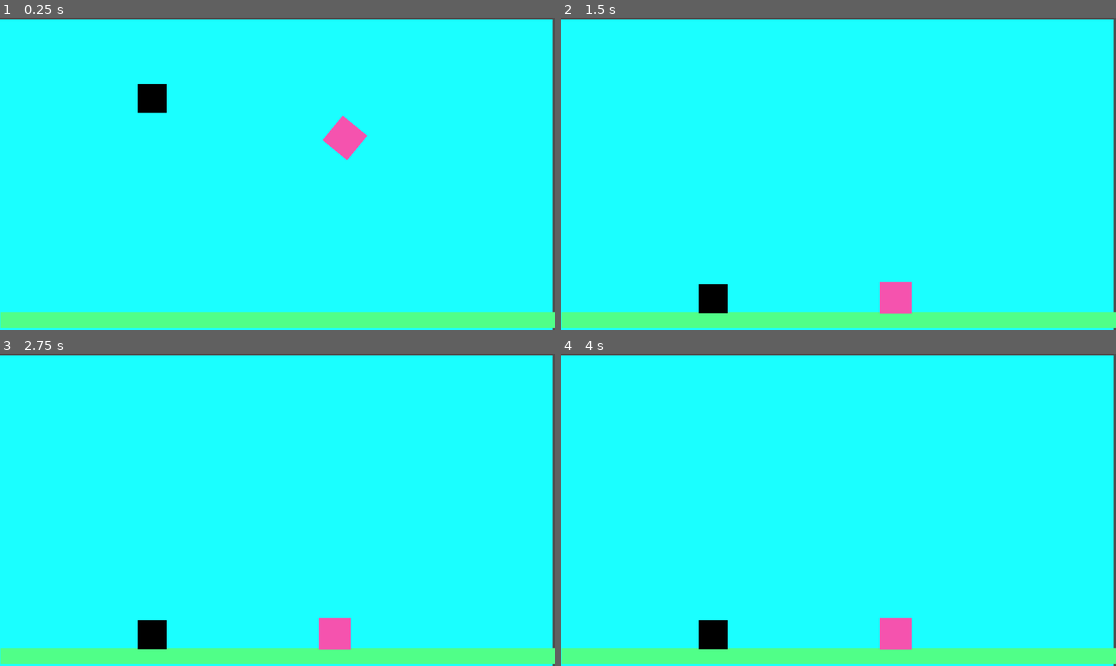
Above: before the commit, frames 1-4 (two rows, left to right).
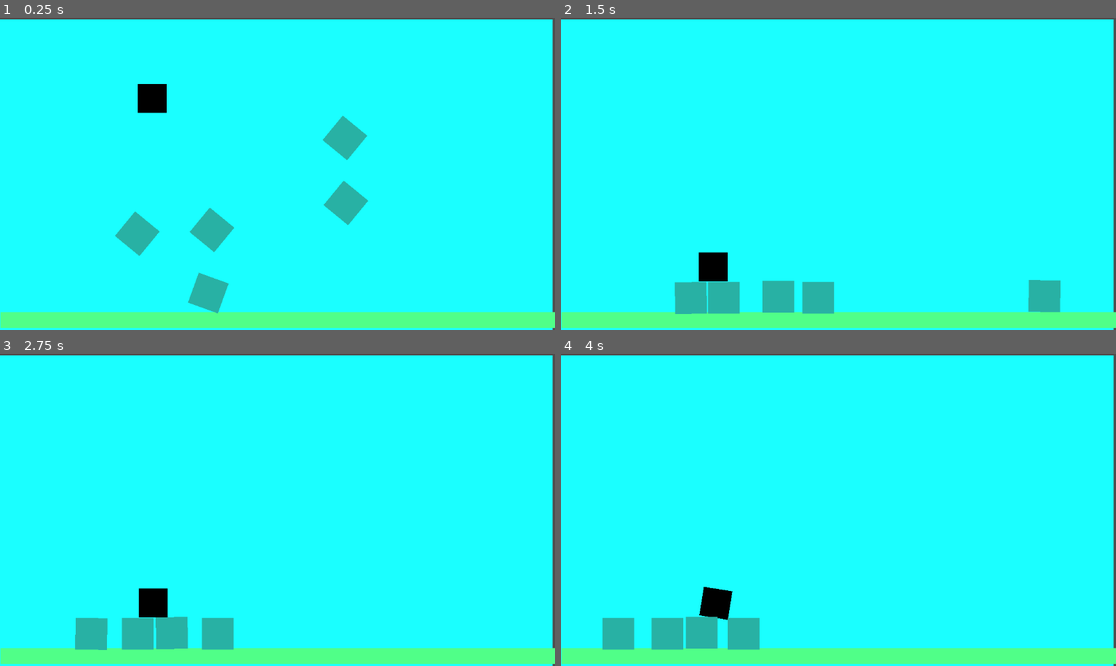
Above: after the commit, the same moments.

Repository: pisi774/Trilha-Godot
Game: Godot game, scene res://node_2d.tscn
Same seed, same stepped clock (60 frames per second), same inputs: the game is played once before the commit and once after it.
Inputs:
- Up to frame 1 (0.25 s): no input
- Up to frame 2 (1.5 s): no input
- Up to frame 3 (2.75 s): no input
- Up to frame 4 (4 s): no input

The runs differ from the first frame. In frame 1, 3.0% of the frame differs, in the area x 20-67%, y 31-95%; in frame 2, 4.1%, in the area x 20-90%, y 75-95%; in frame 3, 3.5%; in frame 4, 3.6%.

Commit message:
criação de atrito
criação de atrito

Diff:
--- /dev/null
+++ b/segundo projeto/segundo-projeto/caixa2.tscn
@@ -0,0 +1,5 @@
+[gd_scene load_steps=2 format=3 uid="uid://cmvam22k6alek"]
+
+[ext_resource type="PackedScene" uid="uid://65freqjo7d7x" path="res://objects/caixa.tscn" id="1_mneb7"]
+
+[node name="RigidBody2D" instance=ExtResource("1_mneb7")]
--- a/segundo projeto/segundo-projeto/node_2d.tscn
+++ b/segundo projeto/segundo-projeto/node_2d.tscn
@@ -1,6 +1,7 @@
-[gd_scene load_steps=4 format=3 uid="uid://cxrvpmdoqp0q2"]
+[gd_scene load_steps=5 format=3 uid="uid://cxrvpmdoqp0q2"]
 
 [ext_resource type="PackedScene" uid="uid://65freqjo7d7x" path="res://objects/caixa.tscn" id="1_wtcfe"]
+[ext_resource type="PackedScene" uid="uid://cmvam22k6alek" path="res://caixa2.tscn" id="2_0e48y"]
 
 [sub_resource type="RectangleShape2D" id="RectangleShape2D_wtcfe"]
 size = Vector2(1153, 33)
@@ -51,3 +52,15 @@
 offset_right = 347.0
 offset_bottom = 169.0
 color = Color(0.00155789, 0.000445562, 0.000114123, 1)
+
+[node name="RigidBody2D4" parent="." instance=ExtResource("1_wtcfe")]
+position = Vector2(521, 90)
+
+[node name="RigidBody2D5" parent="." instance=ExtResource("2_0e48y")]
+position = Vector2(243, 146)
+
+[node name="RigidBody2D6" parent="." instance=ExtResource("1_wtcfe")]
+position = Vector2(235, 330)
+
+[node name="RigidBody2D7" parent="." instance=ExtResource("2_0e48y")]
+position = Vector2(88, 154)
--- a/segundo projeto/segundo-projeto/objects/caixa.tscn
+++ b/segundo projeto/segundo-projeto/objects/caixa.tscn
@@ -1,10 +1,15 @@
-[gd_scene load_steps=2 format=3 uid="uid://65freqjo7d7x"]
+[gd_scene load_steps=3 format=3 uid="uid://65freqjo7d7x"]
+
+[sub_resource type="PhysicsMaterial" id="PhysicsMaterial_x7q4j"]
+friction = 0.0
+bounce = 0.07
 
 [sub_resource type="RectangleShape2D" id="RectangleShape2D_y32ns"]
 size = Vector2(66, 64)
 
 [node name="RigidBody2D" type="RigidBody2D"]
 mass = 125.0
+physics_material_override = SubResource("PhysicsMaterial_x7q4j")
 gravity_scale = 3.0
 
 [node name="CollisionShape2D" type="CollisionShape2D" parent="."]
@@ -17,5 +22,5 @@
 offset_top = -32.0
 offset_right = 35.0
 offset_bottom = 34.0
-color = Color(0.960434, 0.324408, 0.683154, 1)
+color = Color(0.158421, 0.693228, 0.642211, 1)
 metadata/_edit_use_anchors_ = true
